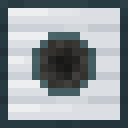
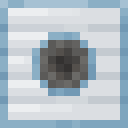
Comparing the layer stacks of the two 128x128 images. Changes:
"frame": blend multiply → soft light, painted on it over [0, 0, 128, 128]
renamed "opening frame" to "color", blend multiply → soft light, painted on it over [32, 32, 96, 96]
renamed "bg color" to "grinder frame", blend color burn → normal, moved it above "darken", painted on it over [0, 0, 128, 128]
painted on "grinder" over [40, 64, 56, 80]
renamed "iron_block" to "steel_block", painted on it over [0, 0, 128, 128]
